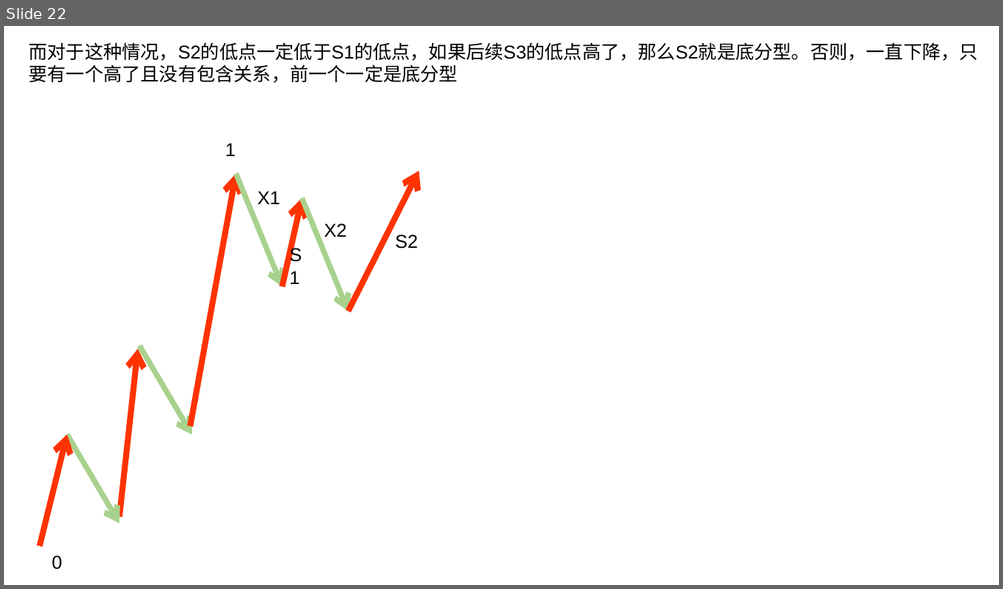
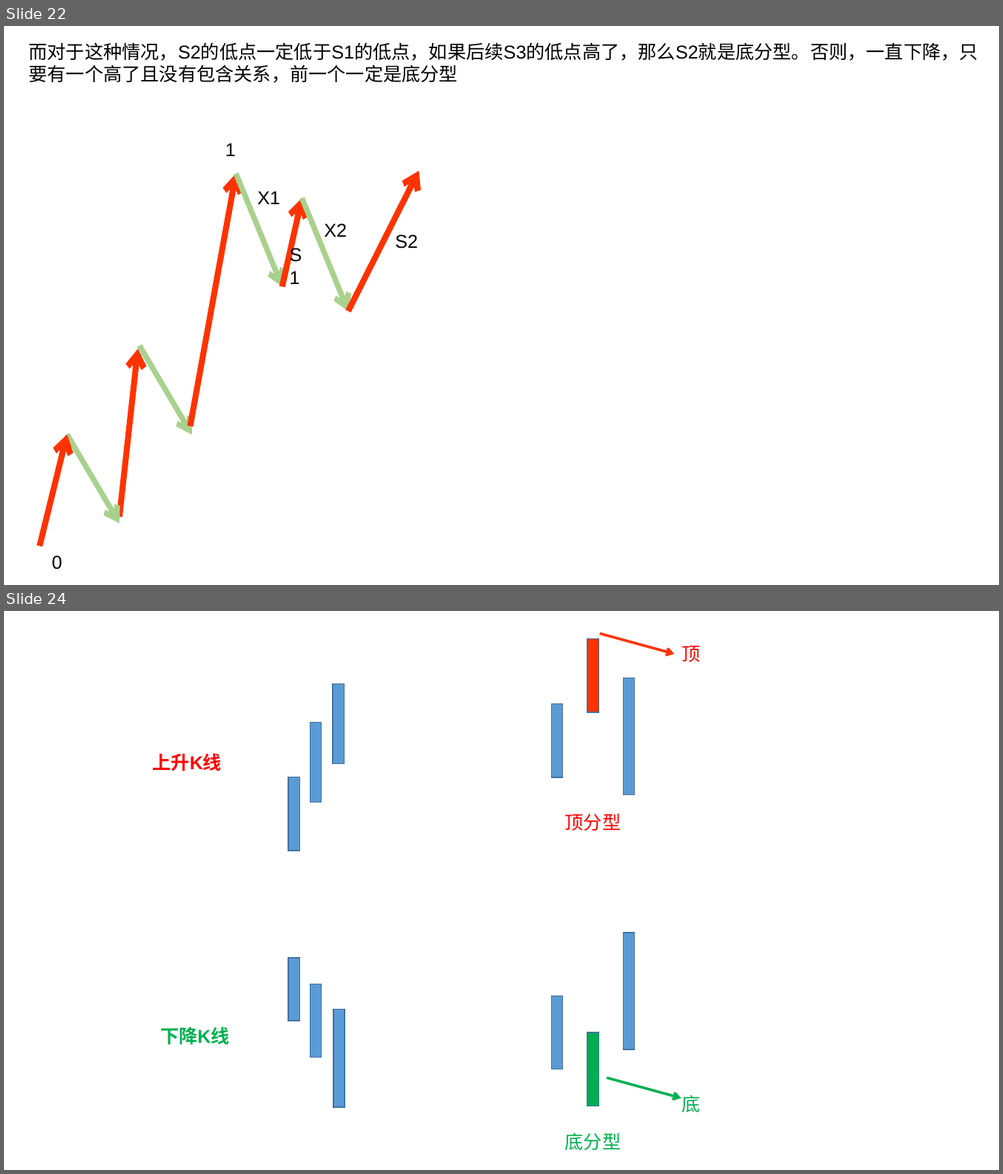
Before and after one commit to xitongsys/notes, a slide deck: finance/chanlun/charts.pptx. Shown one above the other, each under a label of ours: slide 22 before the commit, slides 22 and 24 after it; the slides between them are not shown. The pictures are 1003x589 and 1003x1174 pixels, drawn with LibreOffice and Linux fonts; fonts in the diff are those of the drawing. Boxes give left, top, right and bottom in pixels: in the first picture for what was removed or moved away, otherwise in the second. Text is boxed around its words. In the diff, an @@ line names an element or a change of style, - is before the commit and + after.

```diff
--- a/finance/chanlun/charts.pptx
+++ b/finance/chanlun/charts.pptx
@@ slide 24 added at [4, 611, 999, 1170], background #FFFFFF @@
@@ rectangle added at [587, 638, 599, 712], fill #FF3300, outline #43739E 1 pt @@
@@ arrow added from (600, 633) to (674, 653), #FF3300 2.5 pt @@
@@ text added at [681, 646, 700, 662], 18 pt, text #FF0000 @@
+顶
@@ rectangle added at [333, 684, 344, 764], fill #5B9BD5, outline #43739E 1 pt @@
@@ rectangle added at [623, 678, 634, 795], fill #5B9BD5, outline #43739E 1 pt @@
@@ rectangle added at [552, 703, 563, 777], fill #5B9BD5, outline #43739E 1 pt @@
@@ rectangle added at [310, 722, 321, 802], fill #5B9BD5, outline #43739E 1 pt @@
@@ text added at [152, 753, 222, 772], 18 pt, text #FF0000, bold @@
+上升K线
@@ rectangle added at [288, 777, 299, 851], fill #5B9BD5, outline #43739E 1 pt @@
@@ text added at [565, 814, 621, 831], 18 pt, text #FF0000 @@
+顶分型
@@ rectangle added at [623, 934, 634, 1051], fill #5B9BD5, outline #43739E 1 pt @@
@@ rectangle added at [288, 958, 299, 1021], fill #5B9BD5, outline #43739E 1 pt @@
@@ rectangle added at [310, 984, 321, 1058], fill #5B9BD5, outline #43739E 1 pt @@
@@ rectangle added at [333, 1009, 344, 1107], fill #5B9BD5, outline #43739E 1 pt @@
@@ rectangle added at [552, 996, 563, 1070], fill #5B9BD5, outline #43739E 1 pt @@
@@ text added at [160, 1027, 230, 1045], 18 pt, text #00B050, bold @@
+下降K线
@@ rectangle added at [587, 1033, 599, 1106], fill #00B050, outline #43739E 1 pt @@
@@ arrow added from (607, 1078) to (680, 1098), #00B050 2.5 pt @@
@@ text added at [681, 1096, 700, 1113], 18 pt, text #00B050 @@
+底
@@ text added at [565, 1133, 621, 1150], 18 pt, text #00B050 @@
+底分型
```
Also in this commit, not shown: 3 other slides added, 6 other files.
